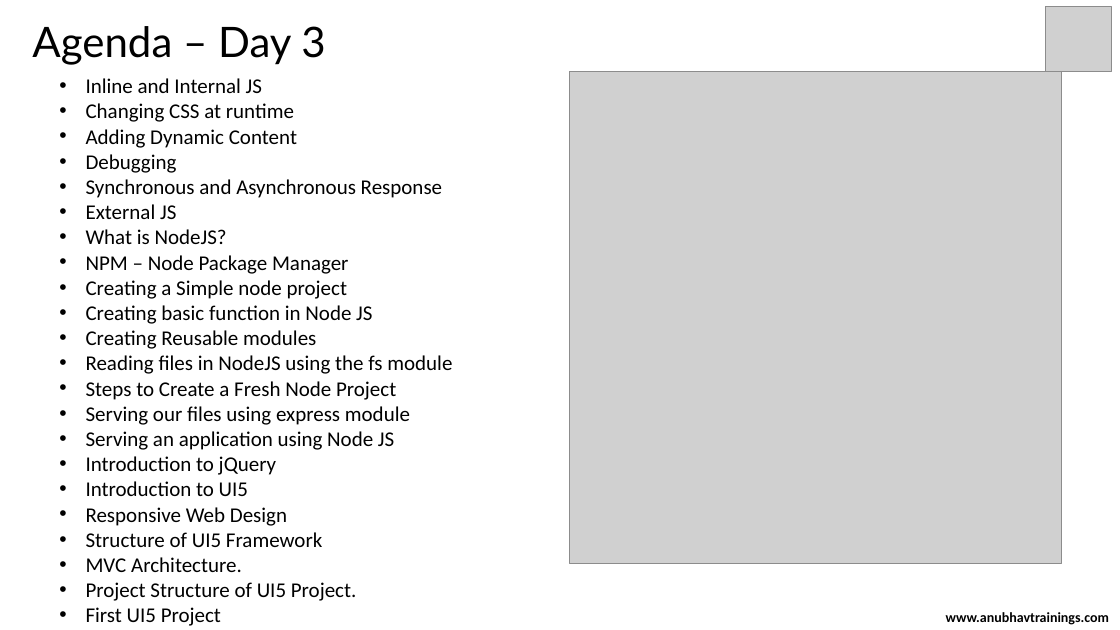
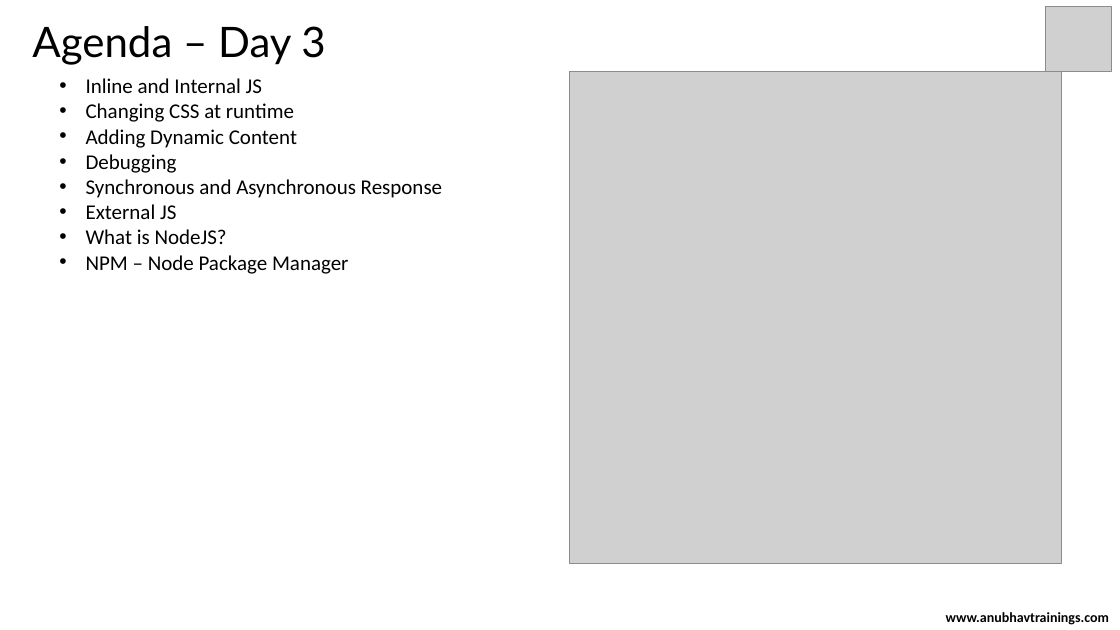
Before and after one commit to soyuztechnologies/mt_ui5_fiori_training, a slide deck: slide 2 of Day 3/Day 3.pptx. Drawn at 1120x630 pixels with LibreOffice and Linux fonts; fonts in the diff are those of the drawing; grey boxes stand for pictures. Boxes give left, top, right and bottom in pixels: in the first picture for what was removed or moved away, otherwise in the second. Text is boxed around its words. In the diff, an @@ line names an element or a change of style, - is before the commit and + after.

```diff
--- a/Day 3/Day 3.pptx
+++ b/Day 3/Day 3.pptx
@@ text at <box>86,280,452,626</box>: paragraphs removed @@
-• Creating a Simple node project
-• Creating basic function in Node JS
-• Creating Reusable modules
-• Reading files in NodeJS using the fs module
-• Steps to Create a Fresh Node Project
-• Serving our files using express module
-• Serving an application using Node JS
-• Introduction to jQuery
-• Introduction to UI5
-• Responsive Web Design
-• Structure of UI5 Framework
-• MVC Architecture.
-• Project Structure of UI5 Project.
-• First UI5 Project
```
Also in this commit, not shown: 2 other slides changed, 2 slides added, 42 other files.
